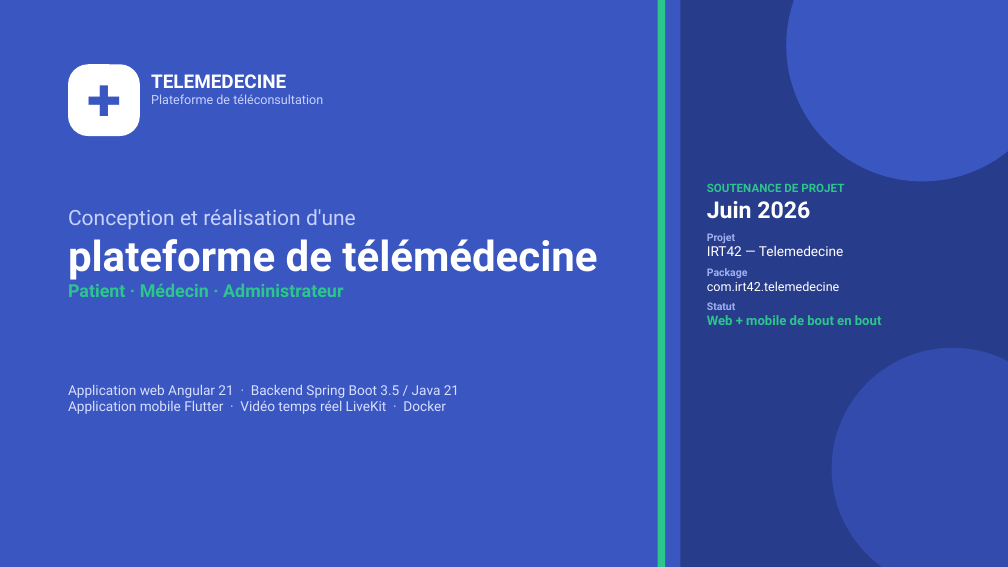
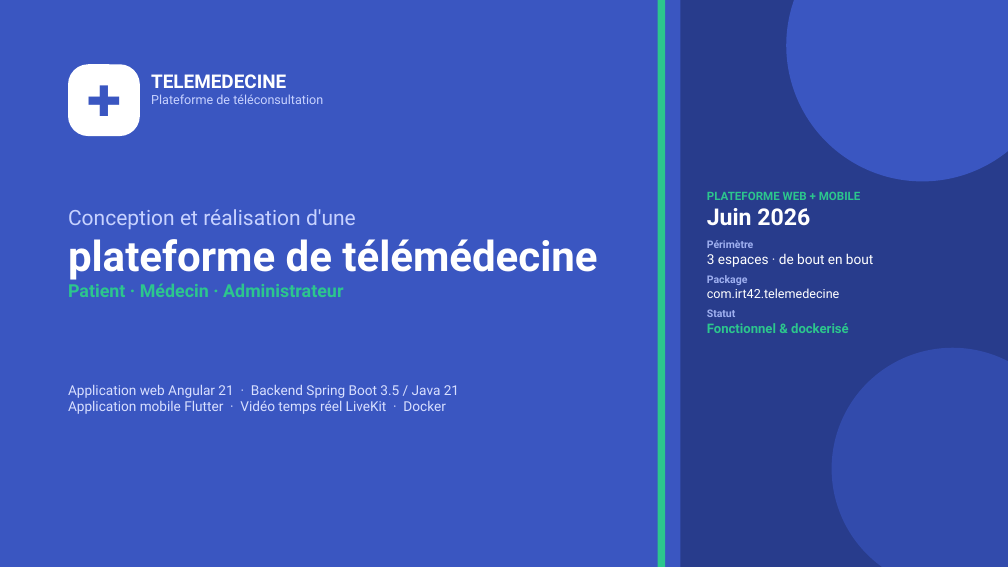
Before and after one commit to MohamedLemine13/Telemedecine, a slide deck: slide 1 of docs/Soutenance-Telemedecine.pptx. Drawn at 1008x567 pixels with LibreOffice and Linux fonts; fonts in the diff are those of the drawing. Boxes give left, top, right and bottom in pixels: in the first picture for what was removed or moved away, otherwise in the second. Text is boxed around its words. In the diff, an @@ line names an element or a change of style, - is before the commit and + after.

```diff
--- a/docs/Soutenance-Telemedecine.pptx
+++ b/docs/Soutenance-Telemedecine.pptx
@@ text at [707, 191, 861, 200]: text changed @@
-SOUTENANCE DE PROJET
+PLATEFORME WEB + MOBILE
@@ text "PLATEFORME WEB + MOBILE": place and size @@
-text "PLATEFORME WEB + MOBILE" at [707, 183, 882, 325]
+text "PLATEFORME WEB + MOBILE" at [707, 191, 873, 333]
@@ text at [707, 240, 873, 267]: text changed @@
-Projet
-IRT42 — Telemedecine
+Périmètre
+3 espaces · de bout en bout
@@ text at [707, 323, 849, 333]: text changed @@
-Web + mobile de bout en bout
+Fonctionnel & dockerisé
```
Also in this commit, not shown: 4 other slides changed, 3 slides added, 15 slides removed, 44 other files.
